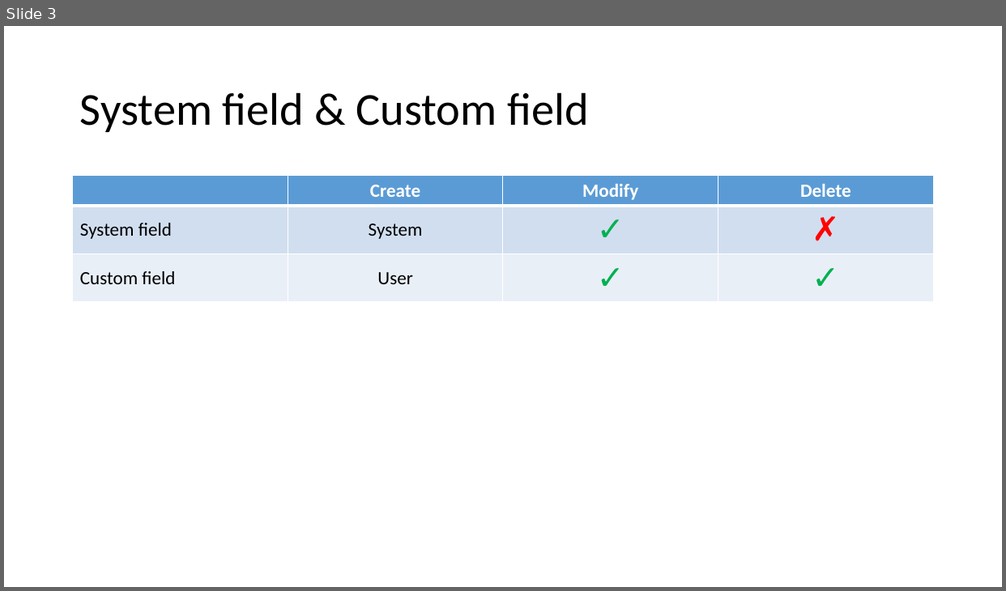
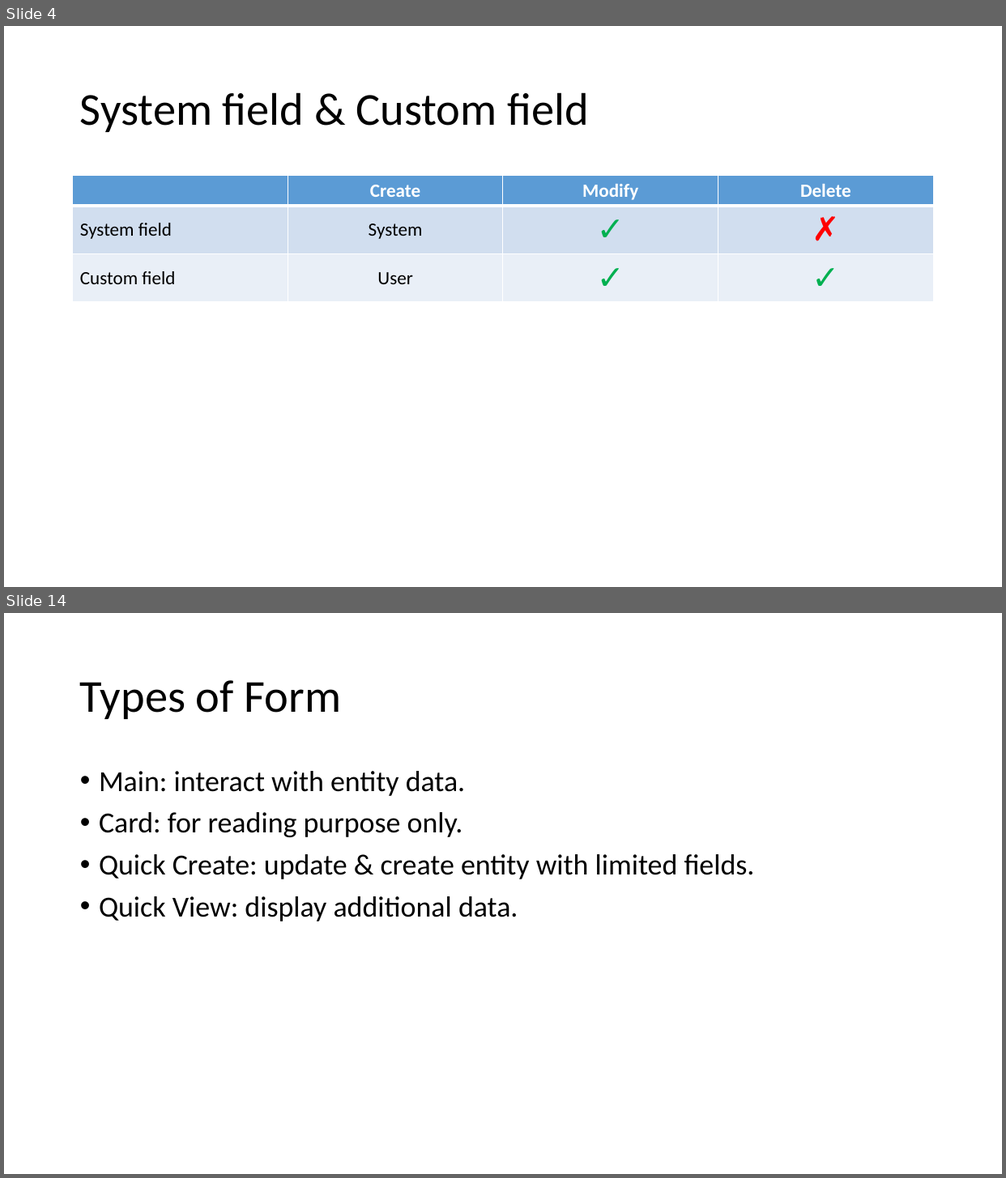
Before and after one commit to hevilhuy/Reports, a slide deck: Document/Report 2.pptx. Shown one above the other, each under a label of ours: slide 3 before the commit, slides 4 and 14 after it; the slides between them are not shown. The pictures are 1006x591 and 1006x1178 pixels, drawn with LibreOffice and Linux fonts; fonts in the diff are those of the drawing. Boxes give left, top, right and bottom in pixels: in the first picture for what was removed or moved away, otherwise in the second. Text is boxed around its words. In the diff, an @@ line names an element or a change of style, - is before the commit and + after.

```diff
--- a/Document/Report 2.pptx
+++ b/Document/Report 2.pptx
@@ slide 14 added at (4,613,1002,1174), background #FFFFFF @@
@@ title added at (80,680,342,719), 44 pt, text #000000 @@
+Types of Form
@@ text added at (99,771,755,922), 28 pt, text #000000 @@
+• Main: interact with entity data.
+• Card: for reading purpose only.
+• Quick Create: update & create entity with limited fields.
+• Quick View: display additional data.
@@ what was slide 3 is now slide 4 @@
```
Also in this commit, not shown: 2 slides changed, 25 other slides added, 1 slide removed, 1 other file.
